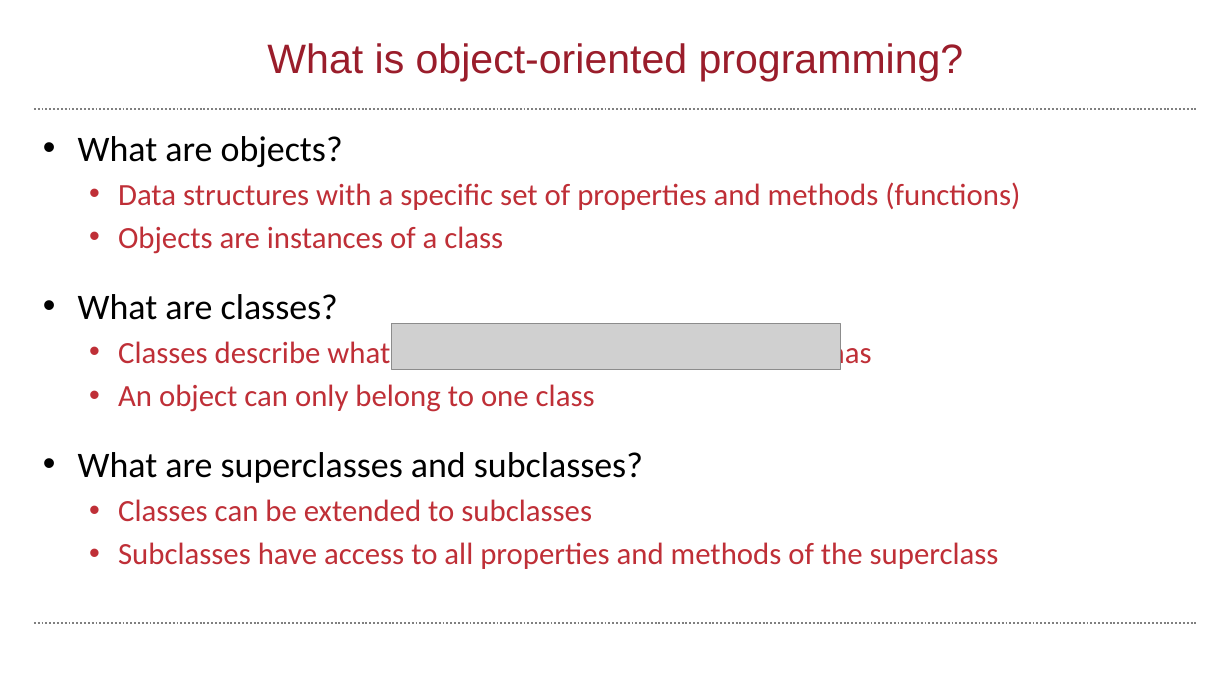
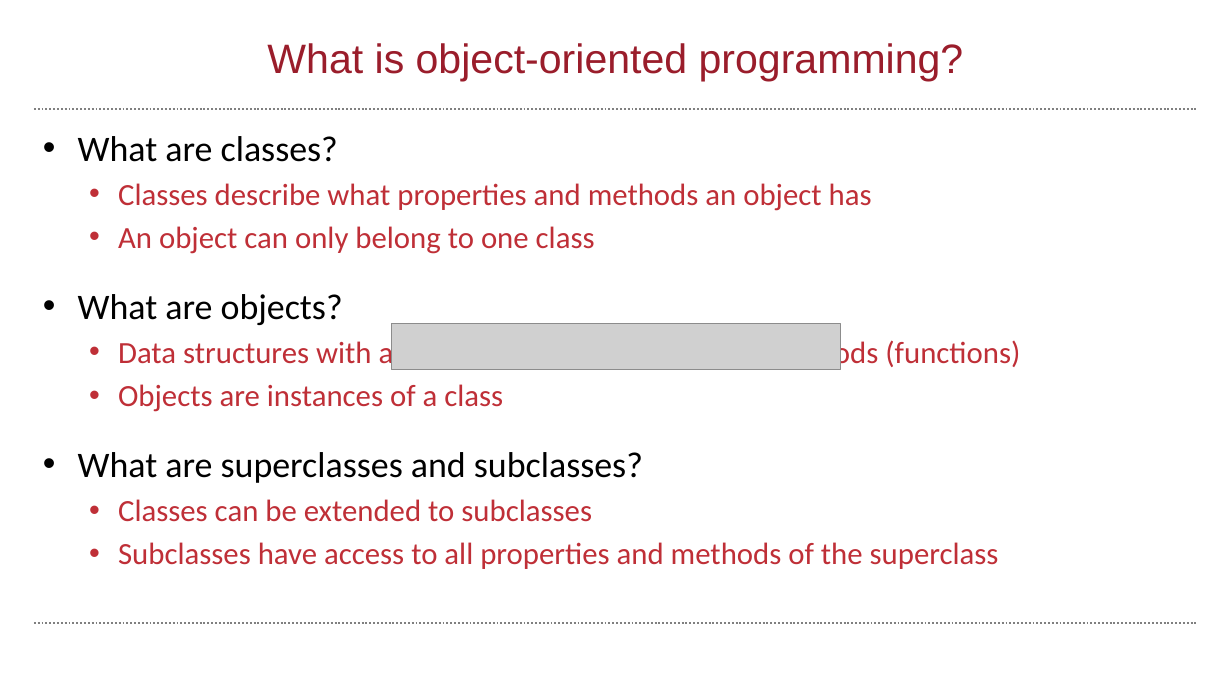
Before and after one commit to wbif-bristol/MATLAB-course, a slide deck: slide 46 of Session 3 - Advanced data structures/MATLAB Session 3.pptx (slide 48 before the commit). Drawn at 1232x693 pixels with LibreOffice and Linux fonts; fonts in the diff are those of the drawing; grey boxes stand for pictures; background and template pictures are left out. Boxes give left, top, right and bottom in pixels: in the first picture for what was removed or moved away, otherwise in the second. Text is boxed around its words. In the diff, an @@ line names an element or a change of style, - is before the commit and + after.

```diff
--- a/Session 3 - Advanced data structures/MATLAB Session 3.pptx
+++ b/Session 3 - Advanced data structures/MATLAB Session 3.pptx
@@ text at (x1=78, y1=136, x2=872, y2=254): paragraphs added @@
+• What are classes?
+  • Classes describe what properties and methods an object has
+  • An object can only belong to one class
@@ text at (x1=78, y1=294, x2=872, y2=412): paragraphs removed @@
-• What are classes?
-  • Classes describe what properties and methods an object has
-  • An object can only belong to one class
```
Also in this commit, not shown: 9 other slides changed, 12 slides added, 4 slides removed, 1 other file.
